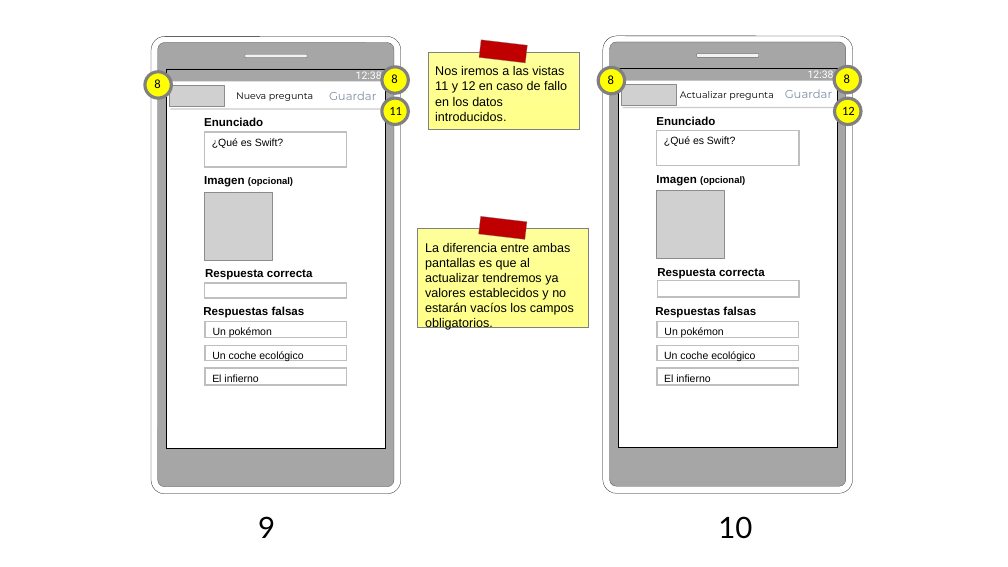
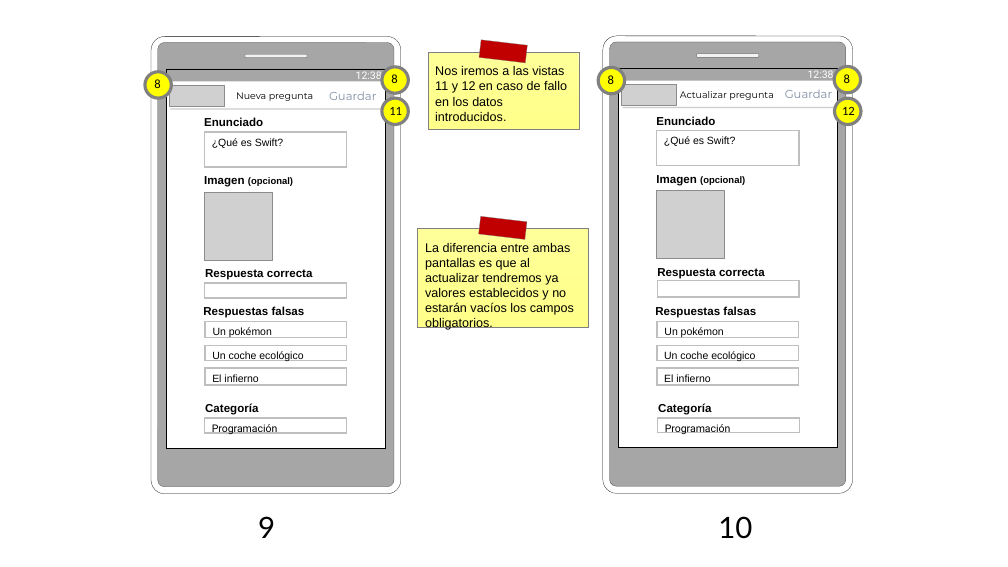
Before and after one commit to AlfonsoLRz/Quiz, a slide deck: slide 6 of doc/Storyboard.pptx. Drawn at 1008x567 pixels with LibreOffice and Linux fonts; fonts in the diff are those of the drawing; grey boxes stand for pictures. Boxes give left, top, right and bottom in pixels: in the first picture for what was removed or moved away, otherwise in the second. Text is boxed around its words. In the diff, an @@ line names an element or a change of style, - is before the commit and + after.

```diff
--- a/doc/Storyboard.pptx
+++ b/doc/Storyboard.pptx
@@ rectangle added at (204,418,346,433), fill #FFFFFF, outline #BFBFBF 1.5 pt, 10 pt, text #000000 @@
+Programación
@@ text added at (205,403,258,415), 11 pt, text #000000, bold @@
+Categoría
@@ rectangle added at (658,418,800,433), fill #FFFFFF, outline #BFBFBF 1.5 pt, 10 pt, text #000000 @@
+Programación
@@ text added at (658,403,711,415), 11 pt, text #000000, bold @@
+Categoría
```
Also in this commit, not shown: 5 other slides changed, 1 slide added, 1 other file.
